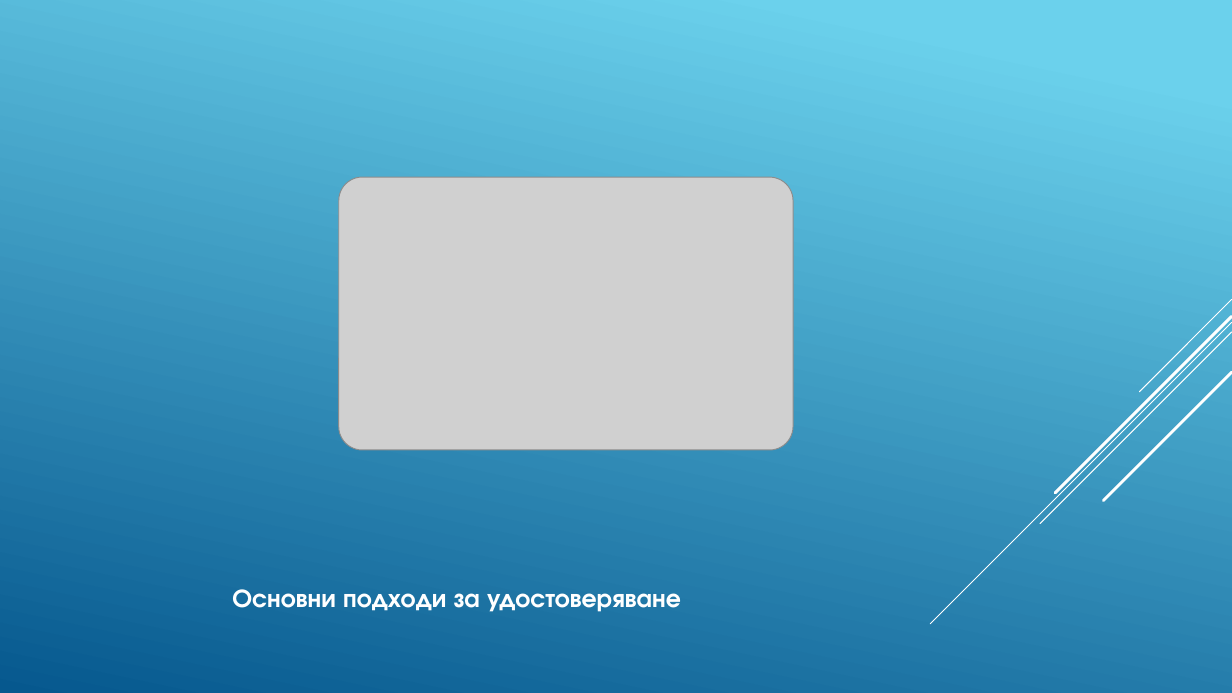
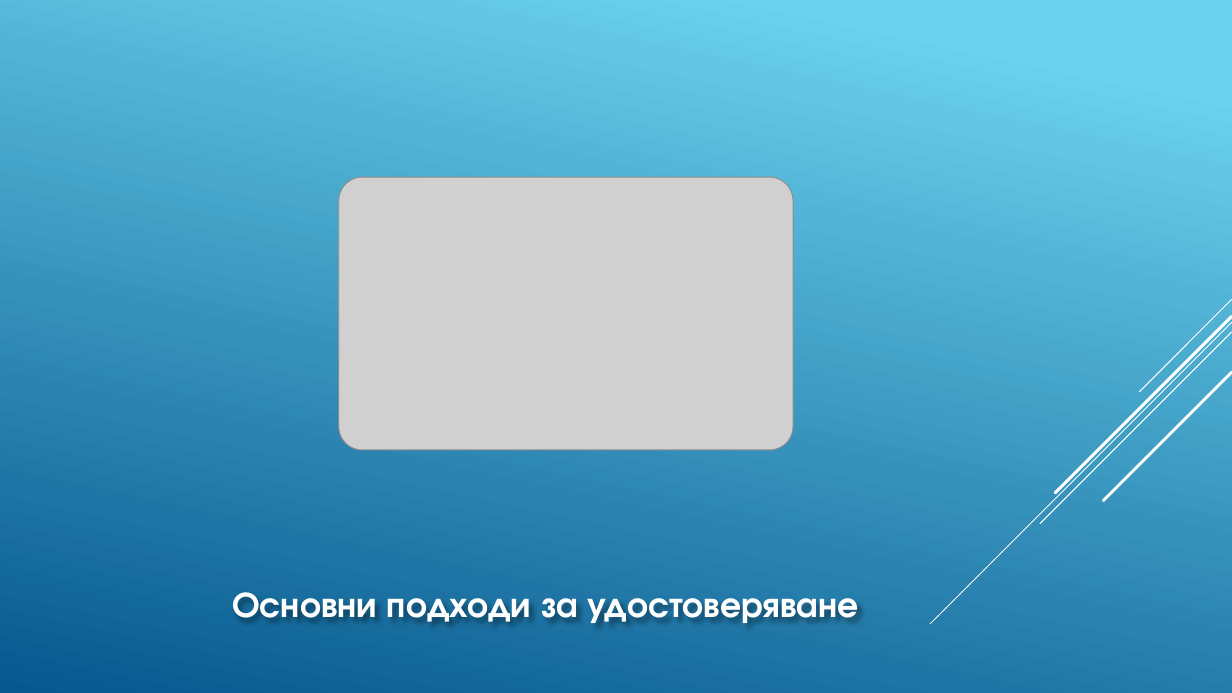
Before and after one commit to pgee-dzi2024/Theme_2501, a slide deck: slide 5 of dr/Защита.pptx. Drawn at 1232x693 pixels with LibreOffice and Linux fonts; fonts in the diff are those of the drawing; grey boxes stand for pictures. Boxes give left, top, right and bottom in pixels: in the first picture for what was removed or moved away, otherwise in the second. Text is boxed around its words. In the diff, an @@ line names an element or a change of style, - is before the commit and + after.

```diff
--- a/dr/Защита.pptx
+++ b/dr/Защита.pptx
@@ text "Основни подходи за удостоверяване" at box(232, 592, 859, 626): size 20 to 28 pt @@
```
Also in this commit, not shown: 7 other slides changed, 1 slide added, 1 slide removed, 3 other files.
